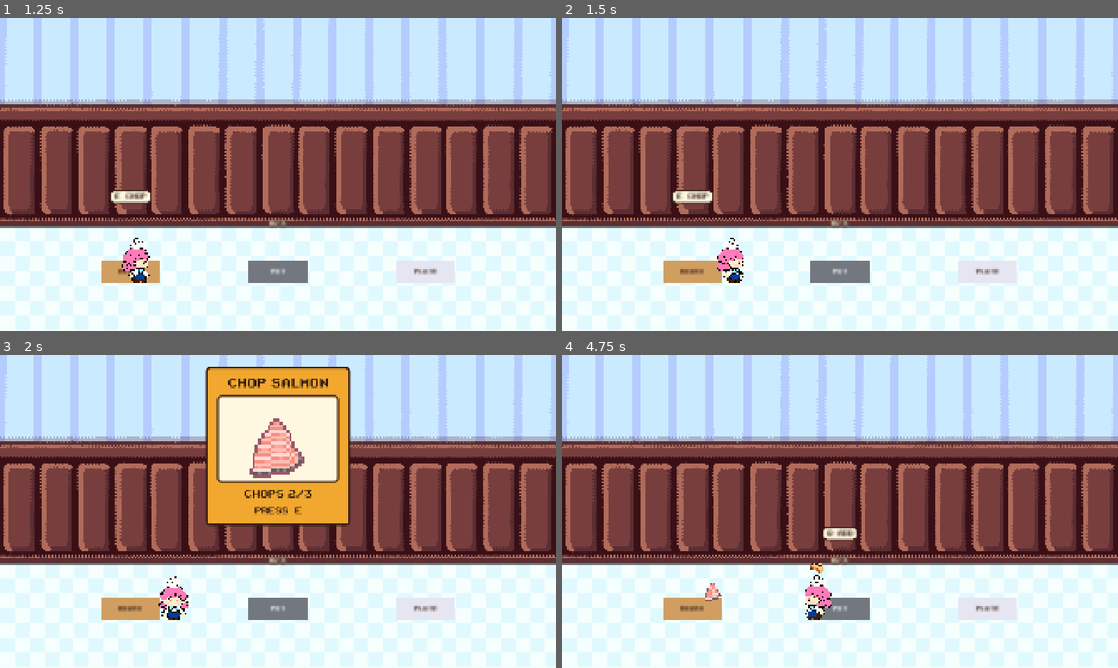
Above: before the commit, frames 1-4 (two rows, left to right).
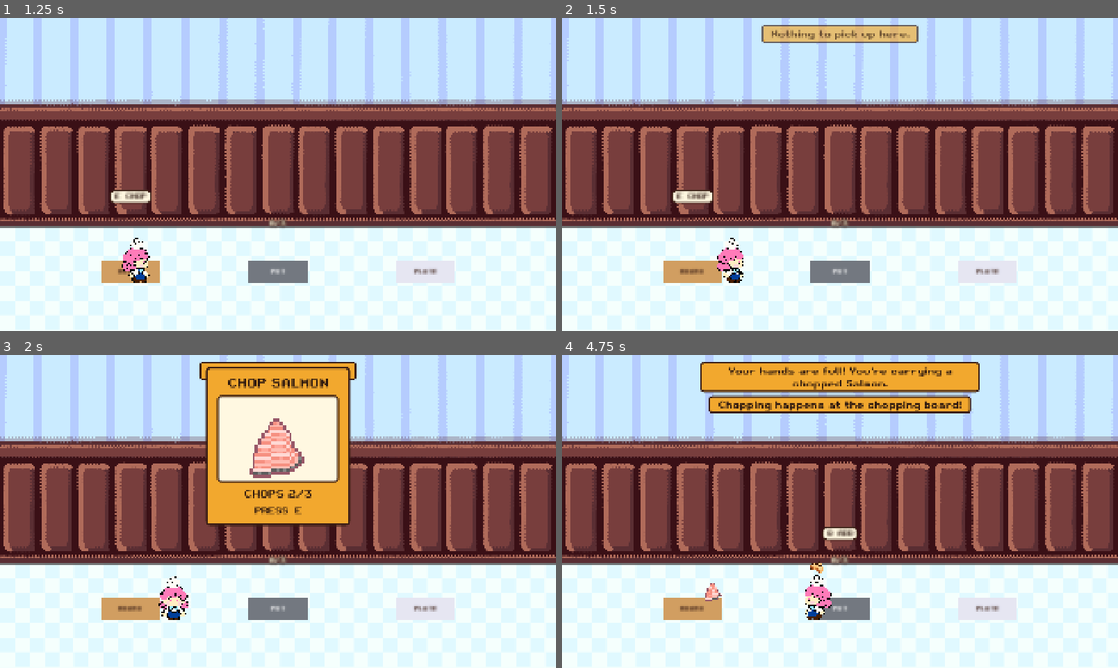
Above: after the commit, the same moments.

Repository: itspaulita/faster-chef-2
Game: Godot game, scene res://scenes/kitchen.tscn
Same seed, same stepped clock (60 frames per second), same inputs: the game is played once before the commit and once after it. This scene is started directly instead of the project's main scene.
Inputs (mouse positions are in pixels of both pictures, inside the frame that each line leads up to):
- Up to frame 1 (1.25 s): tap Enter at 0.5 s; move the mouse to (400, 158) at 0.52 s; hold Right (right) from 0.53 s (still down); hold E (chop) from 0.53 s (still down); click (400, 158) at 0.67 s
- Up to frame 2 (1.5 s): keep holding Right (right); move the mouse to (728, 190) at 1.27 s; release E (chop) at 1.28 s; tap Q (grab_drop) at 1.35 s
- Up to frame 3 (2 s): keep holding Right (right); tap E (chop) at 1.52, 1.55, 1.82 s
- Up to frame 4 (4.75 s): tap E (chop) at 2, 3.02, 3.05, 3.32, 4.52, 4.55 s; move the mouse to (895, 442) at 2.02 s; release Right (right) at 2.03 s; hold Left (left) 2.03-2.78 s; hold E (chop) 2.03-2.78 s; tap 0 at 2.1 s; move the mouse to (812, 574) at 2.77 s; hold Right (right) 2.78-4.28 s; tap 1 at 2.85 s; click (812, 574) at 2.92 s; move the mouse to (1006, 558) at 3.52 s; hold E (chop) 3.53-4.28 s; tap 2 at 3.6 s; move the mouse to (673, 464) at 4.27 s; hold Left (left) from 4.28 s (still down); tap 3 at 4.35 s

Frame 1 is identical in both runs. In frame 2, 1.6% of the frame differs, in the area x 35-65%, y 2-8%; in frame 3, 0.5%; in frame 4, 7.8%, in the area x 24-76%, y 2-19%.

Commit message:
wrong action message toasts

Diff:
--- a/scripts/kitchen/chopping_board.gd
+++ b/scripts/kitchen/chopping_board.gd
@@ -64,8 +64,15 @@
 func _on_chop() -> void:
 	if not is_chopping:
 		# E also opens the panel, in case the chef is at the board but still moving.
-		if _can_start_chopping() and _is_grounded():
-			_start_chopping()
+		if _can_start_chopping():
+			if _is_grounded():
+				_start_chopping()
+		elif not holder.is_empty():
+			message.emit("Your hands are full! You're carrying %s." % holder.describe())
+		elif ready_item != null:
+			message.emit("Pick up the chopped %s first (Q)." % ready_item.display_name)
+		else:
+			message.emit("Everything is already chopped!")
 		return
 	if _busy:
 		return
@@ -73,7 +80,14 @@
 
 
 func _on_grab_drop() -> void:
-	if is_chopping or ready_item == null:
+	if is_chopping:
+		message.emit("Finish chopping first!")
+		return
+	if ready_item == null:
+		if holder.is_empty():
+			message.emit("Nothing to pick up here.")
+		else:
+			message.emit("You can't put %s on the chopping board." % holder.describe())
 		return
 	var taken := ready_item
 	if holder.hold_ingredient(taken):
@@ -81,6 +95,8 @@
 		_item_sprite.visible = false
 		ingredient_taken.emit(taken)
 		refresh_prompt()
+	else:
+		message.emit("Your hands are full!")
 
 
 func _can_start_chopping() -> bool:
--- a/scripts/kitchen/kitchen.gd
+++ b/scripts/kitchen/kitchen.gd
@@ -29,6 +29,11 @@
 	for station in $Stations.get_children():
 		if station is Station:
 			station.message.connect(message.emit)
+	# Run on its own (F6) there's no main.gd to show the toasts, so show them here.
+	if get_tree().current_scene == self:
+		var toasts: Notifications = load("res://scenes/notifications.tscn").instantiate()
+		add_sibling.call_deferred(toasts)
+		message.connect(toasts.notify)
 
 
 ## Debug shortcuts (editor/debug builds only) to try the held-item system before the
--- a/scripts/kitchen/plating_station.gd
+++ b/scripts/kitchen/plating_station.gd
@@ -38,6 +38,8 @@
 			_dish_sprite.visible = false
 			dish_picked_up.emit(recipe)
 			refresh_prompt()
+		else:
+			message.emit("Your hands are full! You're carrying %s." % holder.describe())
 	elif holder.holds(ItemHolder.Kind.POT):
 		holder.drop()
 		has_dish = true
@@ -45,3 +47,7 @@
 		_dish_sprite.visible = true
 		dish_plated.emit()
 		refresh_prompt()
+	elif holder.is_empty():
+		message.emit("Bring the cooked pot here to plate it.")
+	else:
+		message.emit("Only the cooked pot goes here, not %s." % holder.describe())
--- a/scripts/kitchen/pot.gd
+++ b/scripts/kitchen/pot.gd
@@ -59,11 +59,22 @@
 		State.FILLING:
 			if holder.holds(ItemHolder.Kind.INGREDIENT):
 				_try_add(holder.ingredient)
+			elif holder.is_empty():
+				message.emit("Bring a chopped ingredient to the pot.")
+			else:
+				message.emit("You can't put %s in the pot." % holder.describe())
+		State.COOKING:
+			message.emit("Still cooking!")
 		State.DONE:
 			if holder.hold_pot():
 				state = State.TAKEN
 				_update_visuals()
 				pot_taken.emit()
+			else:
+				message.emit("Your hands are full! You're carrying %s." % holder.describe())
+		State.TAKEN:
+			message.emit("Nothing to pick up here.")
+
 
 
 func _try_add(ingredient: IngredientData) -> void:
--- a/scripts/kitchen/station.gd
+++ b/scripts/kitchen/station.gd
@@ -40,12 +40,14 @@
 
 
 ## Subclasses react to the keys here. Only called while the chef is in the zone.
+## By default a station isn't for chopping; the chopping board overrides this.
 func _on_chop() -> void:
-	pass
+	message.emit("Chopping happens at the chopping board!")
 
 
+## By default there's nothing to do here.
 func _on_grab_drop() -> void:
-	pass
+	message.emit("Nothing to pick up here.")
 
 
 ## Call whenever something that changes the prompt text changes.
